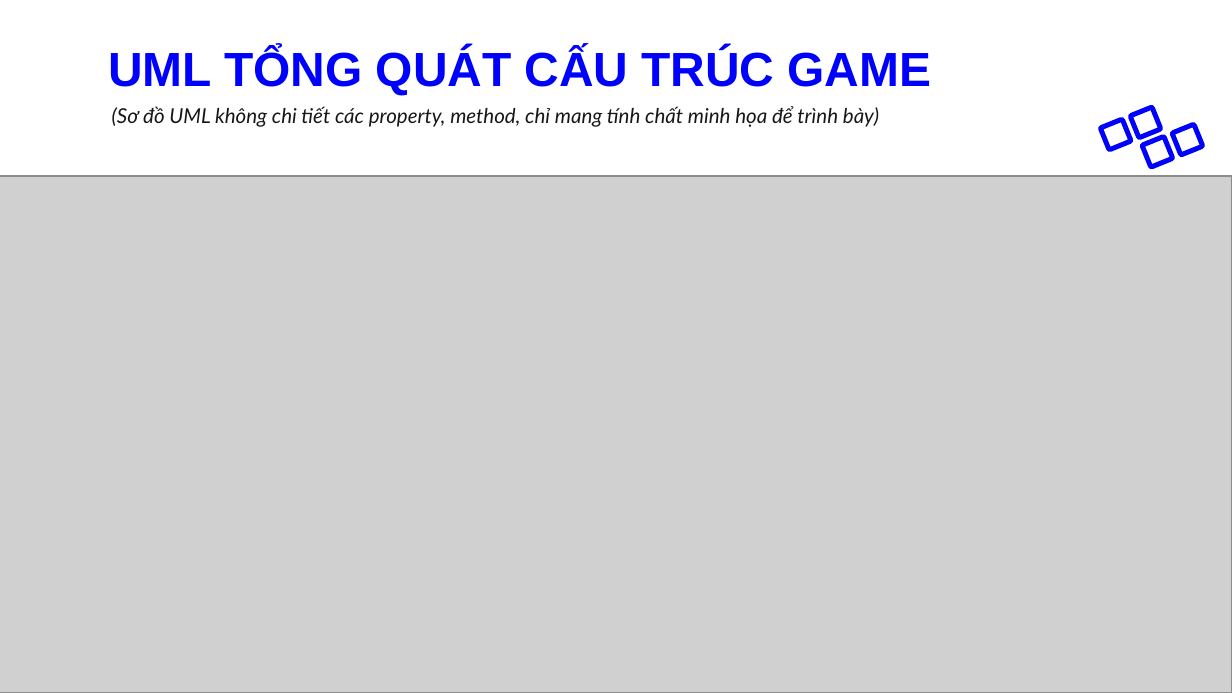
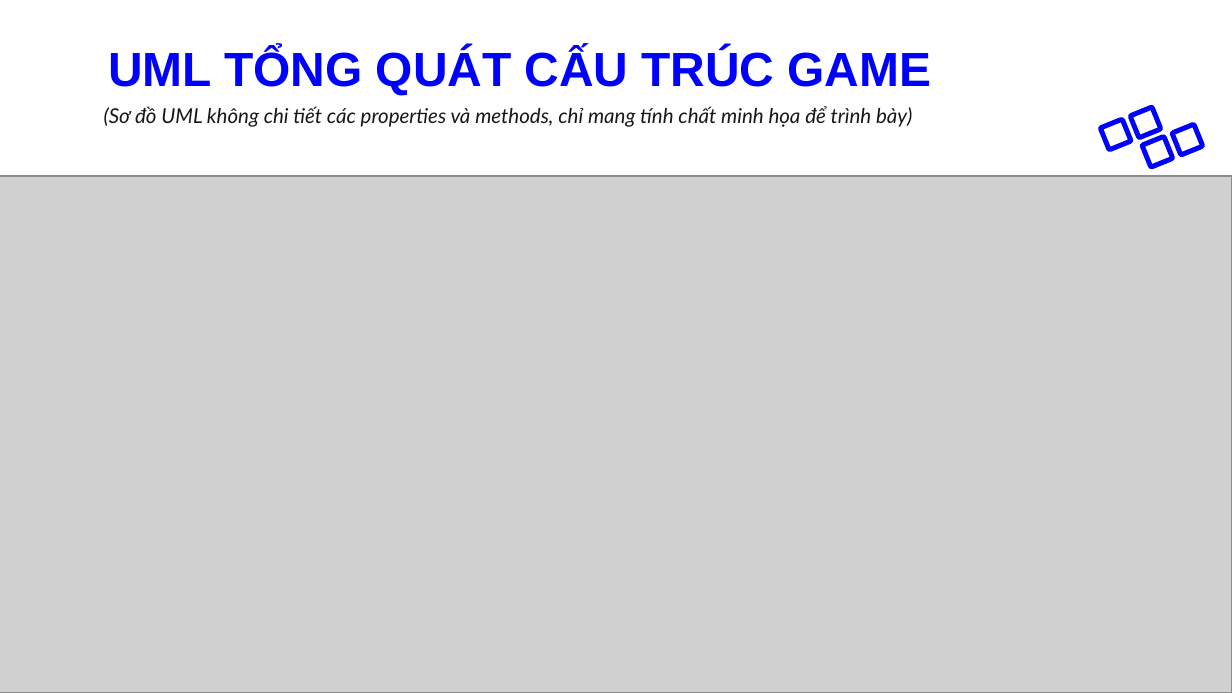
Before and after one commit to ThongLai/CrossingGame, a slide deck: slide 10 of CrossTheRoad.pptx. Drawn at 1232x693 pixels with LibreOffice and Linux fonts; fonts in the diff are those of the drawing; grey boxes stand for pictures; background and template pictures are left out. Boxes give left, top, right and bottom in pixels: in the first picture for what was removed or moved away, otherwise in the second. Text is boxed around its words. In the diff, an @@ line names an element or a change of style, - is before the commit and + after.

Commit message:
Update slide p2

```diff
--- a/CrossTheRoad.pptx
+++ b/CrossTheRoad.pptx
@@ text at bbox=[104, 106, 912, 127]: text changed @@
-(Sơ đồ UML không chi tiết các property, method, chỉ mang tính chất minh họa để trình bày)
+(Sơ đồ UML không chi tiết các properties và methods, chỉ mang tính chất minh họa để trình bày)
```
Also in this commit, not shown: 1 other slide changed.
